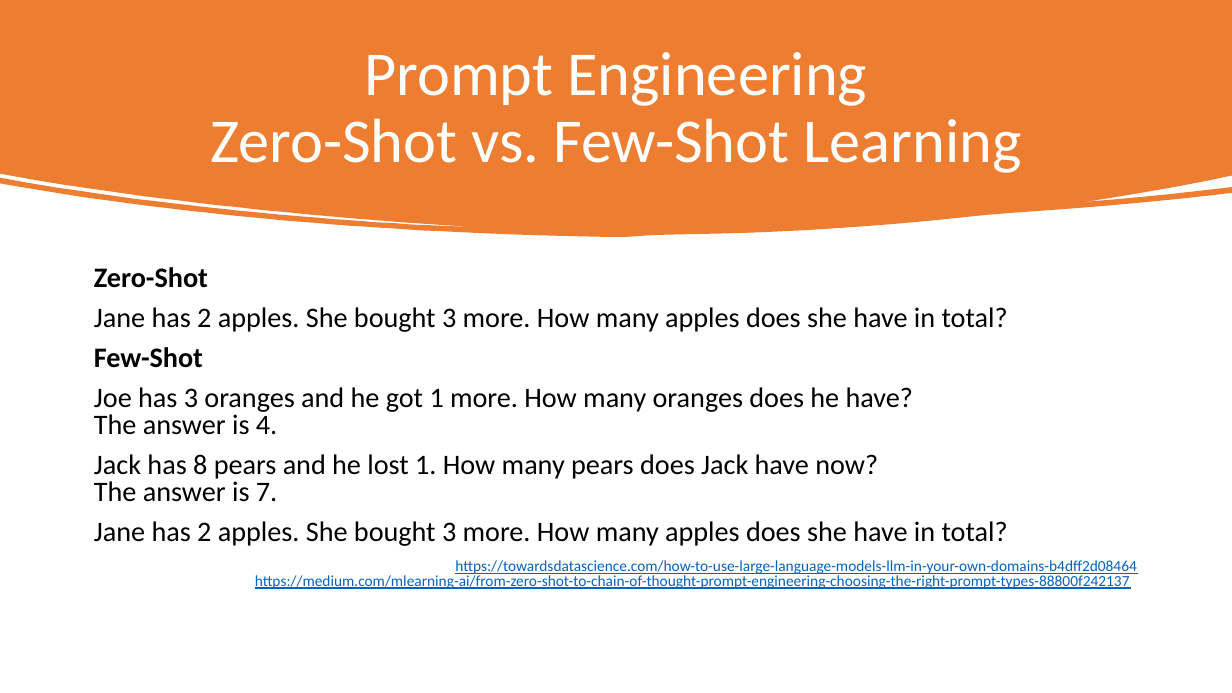
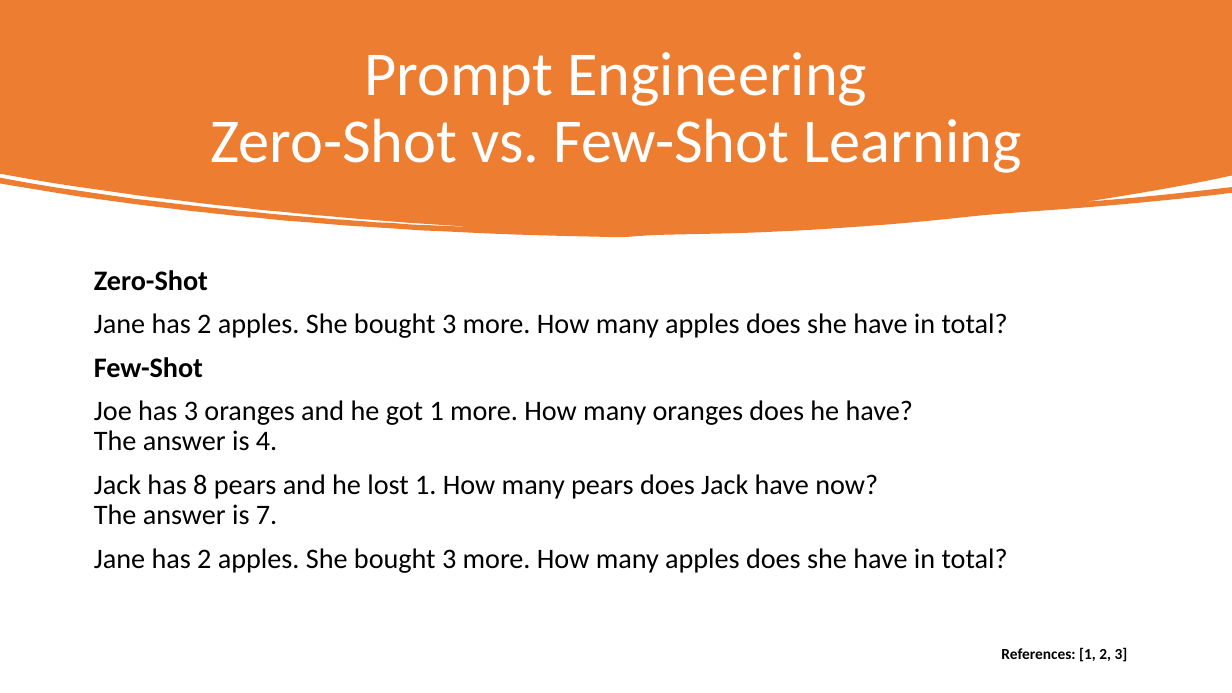
Before and after one commit to zhaw-iwi/singlestateconversation, a slide deck: slide 13 of docs/sources/LMs.pptx. Drawn at 1232x693 pixels with LibreOffice and Linux fonts; fonts in the diff are those of the drawing. Boxes give left, top, right and bottom in pixels: in the first picture for what was removed or moved away, otherwise in the second. Text is boxed around its words. In the diff, an @@ line names an element or a change of style, - is before the commit and + after.

```diff
--- a/docs/sources/LMs.pptx
+++ b/docs/sources/LMs.pptx
@@ text at (94, 270, 1008, 573): line spacing 0.8 to 0.9 @@
@@ text at (1001, 647, 1128, 662): text changed; text colour #0563C1 to #000000; bold on @@
-https://towardsdatascience.com/how-to-use-large-language-models-llm-in-your-own-domains-b4dff2d08464
-https://medium.com/mlearning-ai/from-zero-shot-to-chain-of-thought-prompt-engineering-choosing-the-right-prompt-types-88800f242137
+References: [1, 2, 3]
```
Also in this commit, not shown: 6 other slides changed, 1 slide added, 1 slide removed, 1 other file.
